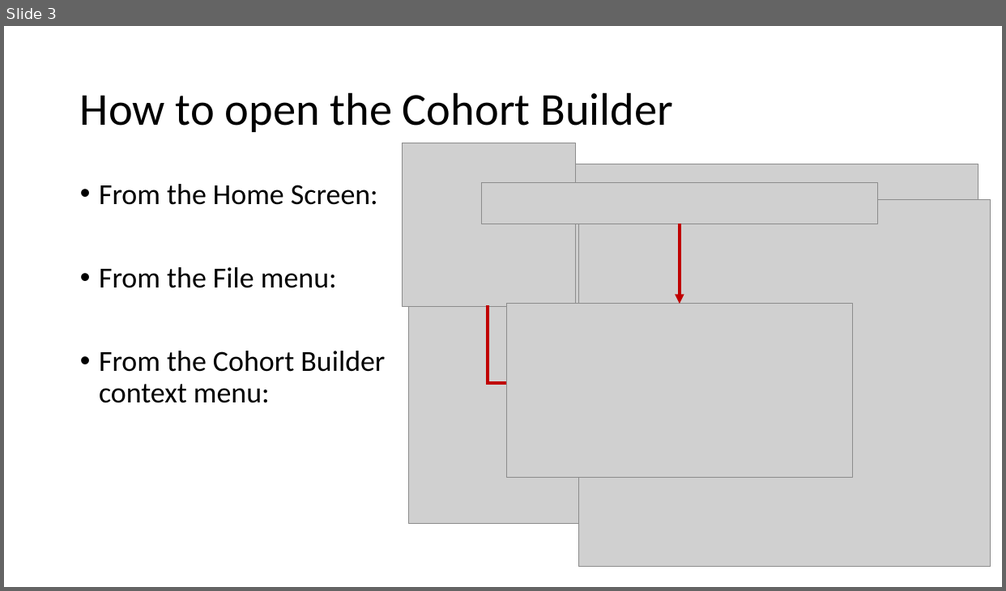
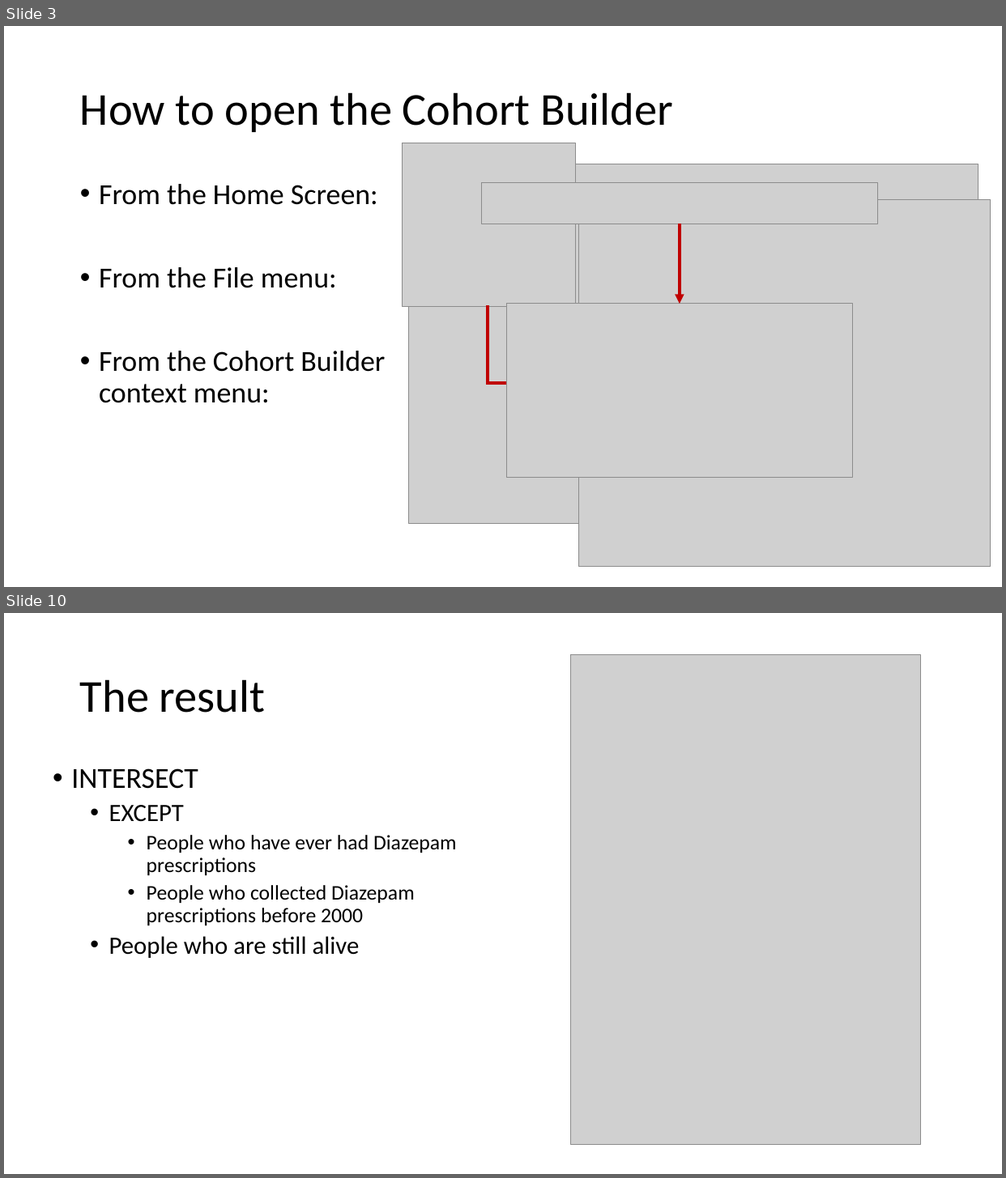
Before and after one commit to HicServices/RDMP, a slide deck: Documentation/Training/CohortBuilder.pptx. Shown one above the other, each under a label of ours: slide 3 before the commit, slides 3 and 10 after it; the slides between them are not shown. The pictures are 1006x591 and 1006x1178 pixels, drawn with LibreOffice and Linux fonts; fonts in the diff are those of the drawing; grey boxes stand for pictures. Boxes give left, top, right and bottom in pixels: in the first picture for what was removed or moved away, otherwise in the second. Text is boxed around its words. In the diff, an @@ line names an element or a change of style, - is before the commit and + after.

```diff
--- a/Documentation/Training/CohortBuilder.pptx
+++ b/Documentation/Training/CohortBuilder.pptx
@@ slide 10 added at (4,613,1002,1174), background #FFFFFF @@
@@ picture added at (571,654,920,1144) @@
@@ title added at (80,679,266,713), 44 pt, text #000000 @@
+The result
@@ text added at (71,769,457,958), 20 pt, text #000000 @@
+• INTERSECT
+  • EXCEPT
+    • People who have ever had Diazepam prescriptions
+    • People who collected Diazepam prescriptions before 2000
+  • People who are still alive
```
Also in this commit, not shown: 2 slides changed, 4 other slides added, 13 slides removed.
